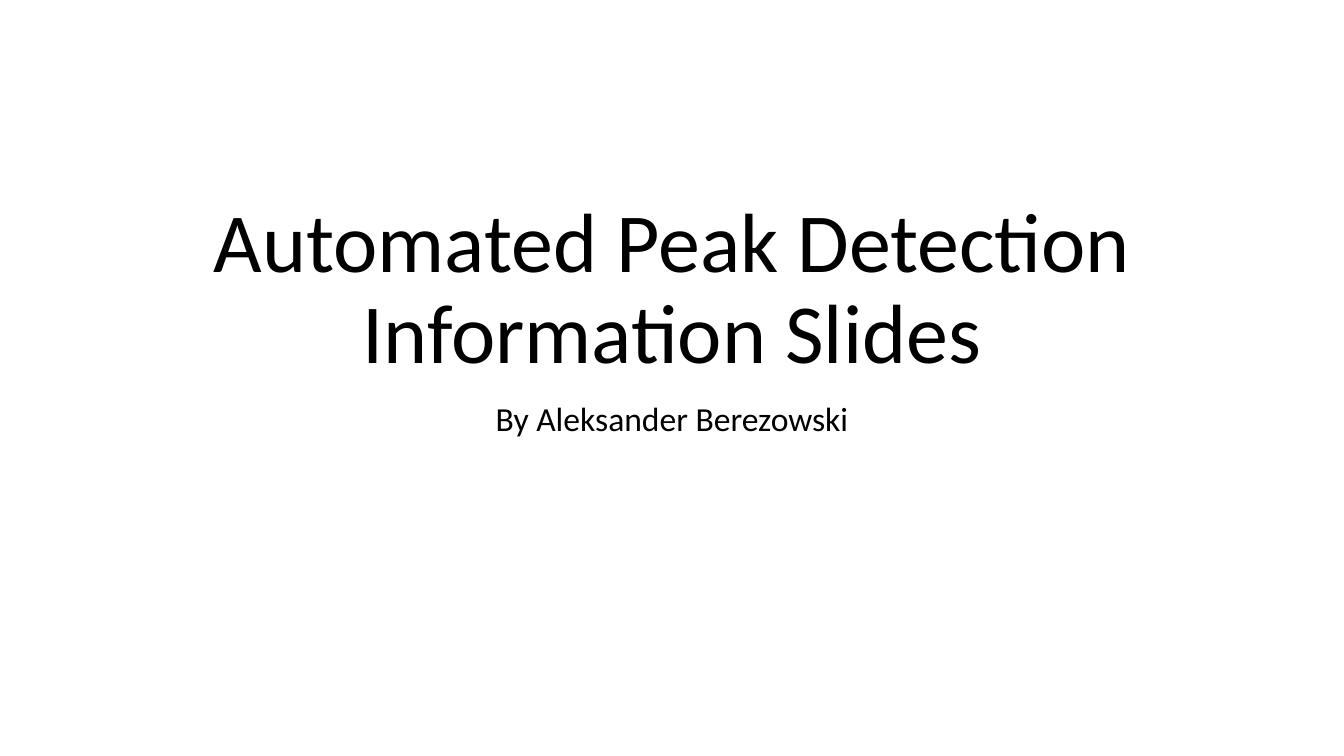
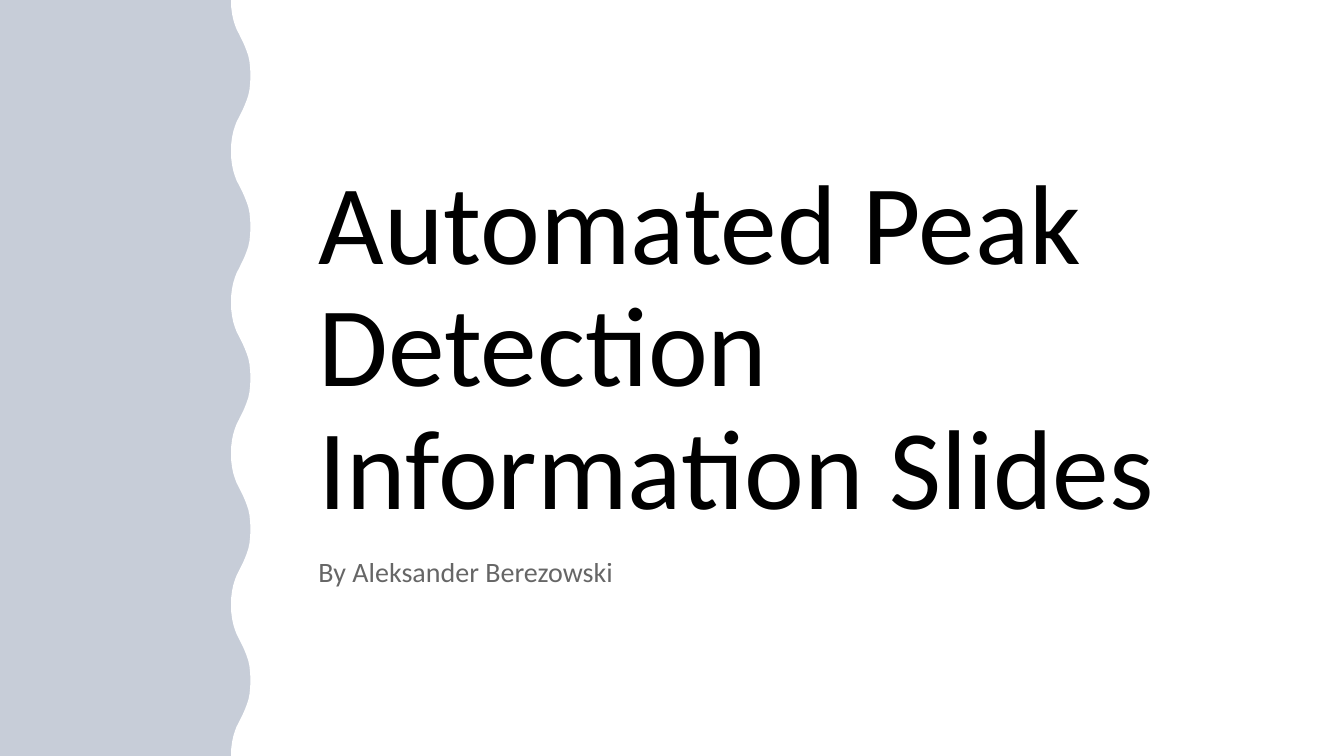
Before and after one commit to thesixtium/AFM_Peak_Detection, a slide deck: slide 1 of Peak Detection Information Slides.pptx. Drawn at 1344x756 pixels with LibreOffice and Linux fonts; fonts in the diff are those of the drawing. Boxes give left, top, right and bottom in pixels: in the first picture for what was removed or moved away, otherwise in the second. Text is boxed around its words. In the diff, an @@ line names an element or a change of style, - is before the commit and + after.

```diff
--- a/Peak Detection Information Slides.pptx
+++ b/Peak Detection Information Slides.pptx
@@ rectangle added at (0, 0, 1344, 756), fill #203864 at 25% opacity @@
@@ freeform shape added at (231, 0, 1344, 756), fill #FFFFFF @@
@@ title "Automated Peak Detection Information Slides": place and size @@
-title "Automated Peak Detection Information Slides" at (214, 213, 1130, 364)
+title "Automated Peak Detection Information Slides" at (318, 185, 1153, 510)
@@ title "Automated Peak Detection Information Slides" at (318, 185, 1153, 510): size 60 to 81 pt; alignment centre to left @@
@@ subtitle "By Aleksander Berezowski": place and size @@
-subtitle "By Aleksander Berezowski" at (496, 407, 849, 437)
+subtitle "By Aleksander Berezowski" at (318, 563, 612, 587)
@@ subtitle "By Aleksander Berezowski" at (318, 563, 612, 587): size 24 to 20 pt, text colour #000000 to #000000 at 60% opacity; alignment centre to left @@
```
Also in this commit, not shown: 5 other slides changed, 7 slides added.
